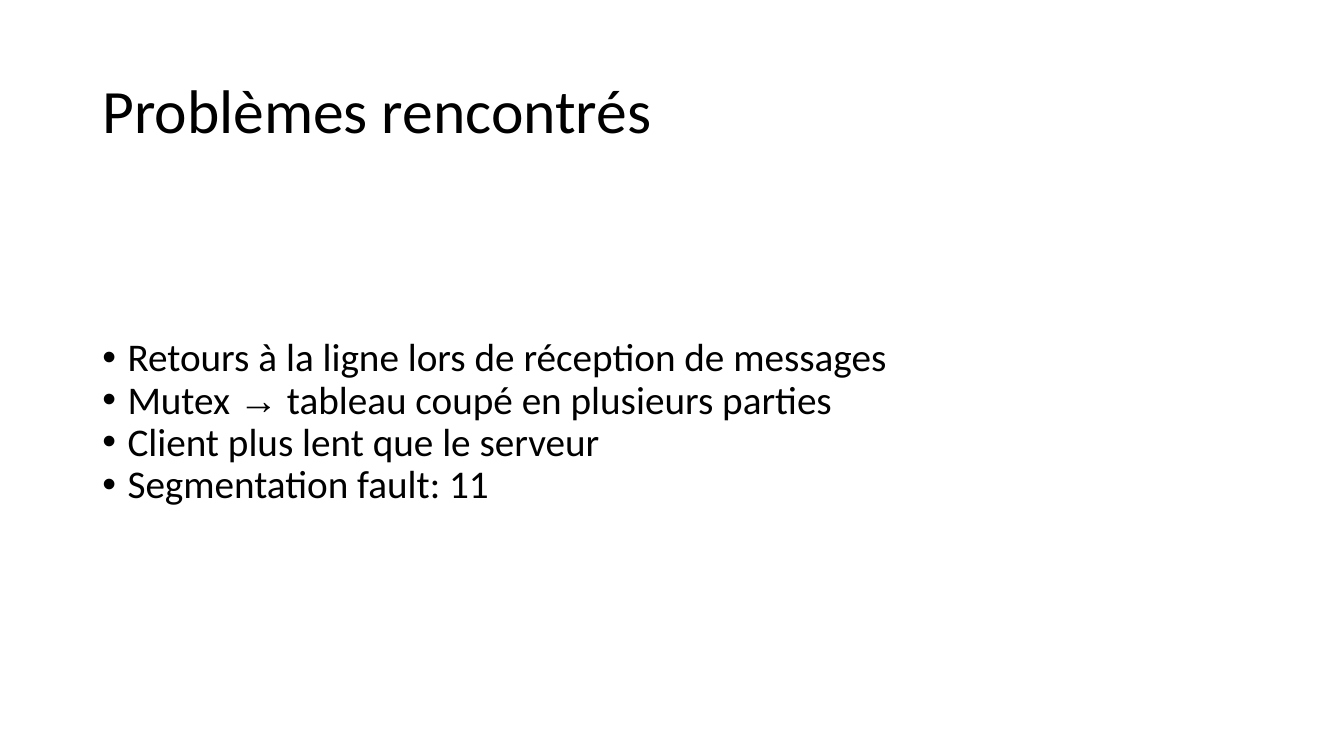
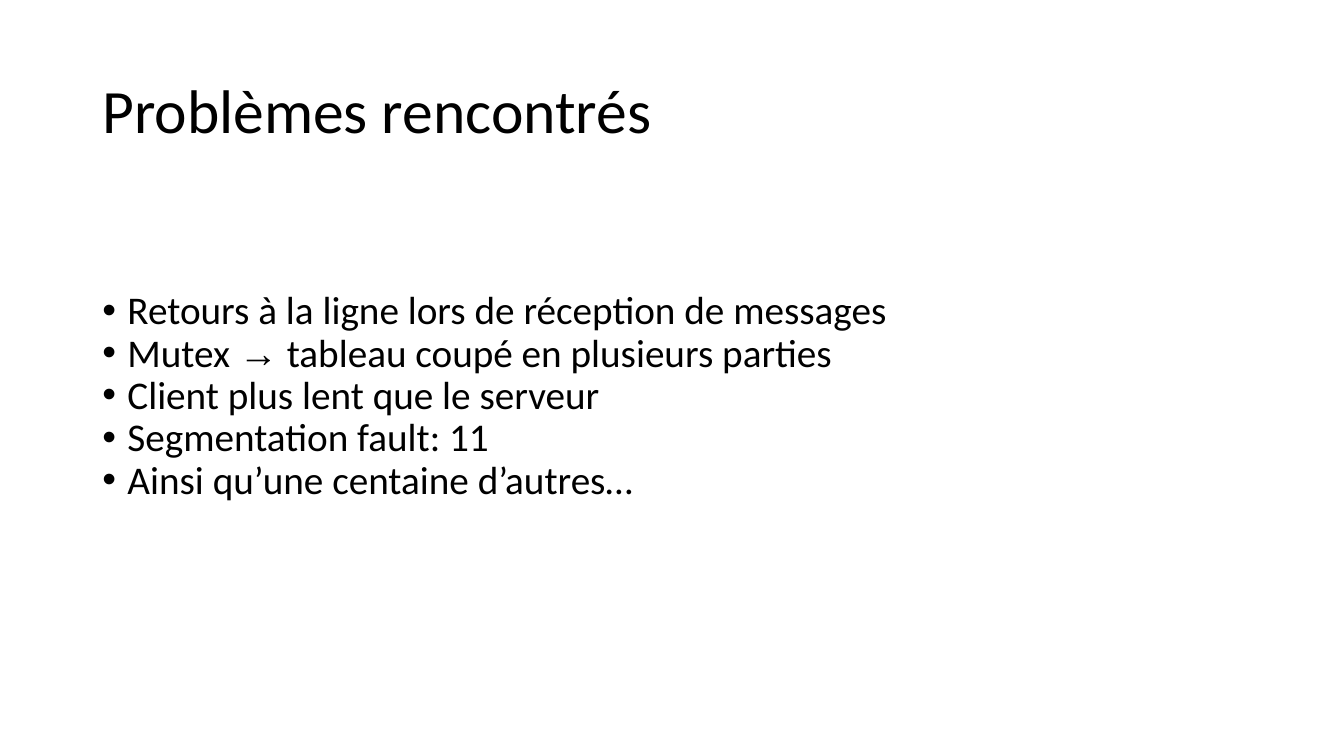
Before and after one commit to inefix/Key-Value-Store, a slide deck: slide 11 of presentation/KVS_presentation.pptx. Drawn at 1344x756 pixels with LibreOffice and Linux fonts; fonts in the diff are those of the drawing. Boxes give left, top, right and bottom in pixels: in the first picture for what was removed or moved away, otherwise in the second. Text is boxed around its words. In the diff, an @@ line names an element or a change of style, - is before the commit and + after.

Commit message:
changed some ppt

```diff
--- a/presentation/KVS_presentation.pptx
+++ b/presentation/KVS_presentation.pptx
@@ text at (127,466,633,501): paragraph added @@
+• Ainsi qu’une centaine d’autres…
```
Also in this commit, not shown: 2 other slides changed.
